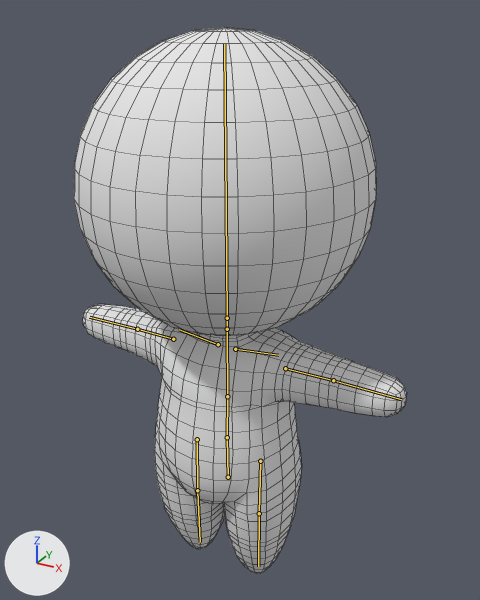
The Blender file Office Space/Assets/Blender/player-objects.blend: old version first, new version second.
Rendered twice from a camera (50 mm lens) standing at (2.15, -3.71, 4.23) and looking at (0.03, 0.13, 2.31). Every picture has the same lights, and +X, +Y and +Z are marked at lower left. The bones that bend it are drawn over the model as lines. Mesh edges are drawn as thin lines.

In view in the first picture: 'BODY_FULL'.
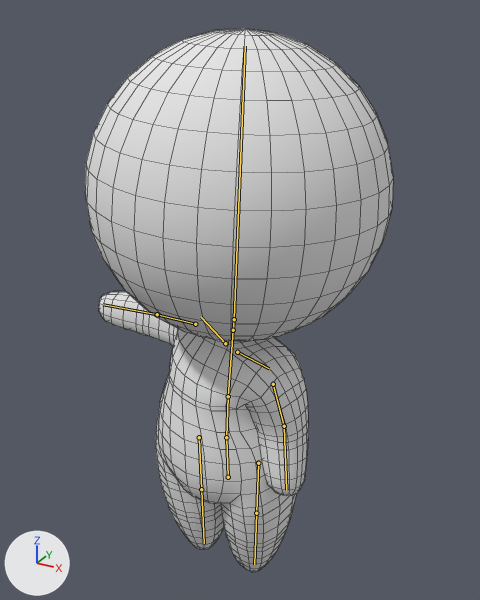
The newer file adds an action. The first version stands in its rest pose; the second is drawn at frame 20 of the action 'PointSide'.

Changed parts and their boxes (x1, y1, x2, y2) in the pictures (480 x 600 px):
'BODY_FULL', posed (7% narrower): before (74, 27, 407, 574); after (85, 29, 393, 572)
bone 'Hip.CONT', root to tip: before (228, 477) to (227, 437); after (228, 477) to (226, 437)
bone 'Spine', root to tip: before (227, 437) to (227, 396); after (226, 437) to (228, 396)
bone 'Chest', root to tip: before (227, 396) to (227, 329); after (228, 396) to (233, 330)
bone 'Head', root to tip: before (227, 318) to (224, 44); after (234, 319) to (245, 46)
bone 'Collar.R', root to tip: before (218, 344) to (179, 329); after (225, 343) to (201, 317)

The edits, one by one:
Bone 'Leg.CONT.L' (bone_leg_cont_l) moves from (0.0, 0.0, 0.0) to (-0.04, 0.0, 0.0).
Bone 'Leg.CONT.R' (bone_leg_cont_r) moves from (0.0, 0.0, 0.0) to (0.04, 0.0, 0.0).
Bone 'Hip.CONT' (bone_hip_cont) turns from (0, 0, 0) to (0, -6, 0) degrees about its own x, y and z.
Bone 'Arm.CONT.L' (bone_arm_cont_l) moves from (0.0, 0.0, 0.0) to (-0.656, -0.177, -0.822).
Bone 'Arm.CONT.L' (bone_arm_cont_l) turns from (0, 0, 0) to (-2, 3, -17) degrees about its own x, y and z.
Bone 'Arm.CONT.R' (bone_arm_cont_r) moves from (0.0, 0.0, 0.0) to (0.084, -0.042, 0.099).
Bone 'Arm.CONT.R' (bone_arm_cont_r) turns from (0, 0, 0) to (-2, 3, -16) degrees about its own x, y and z.
Bone 'Arm.POLE.L' (bone_arm_pole_l) moves from (0.0, 0.0, 0.0) to (-0.3, 0.0, 0.0).
Bone 'Spine' (bone_spine) turns from (0, 0, 0) to (0, -3, -1) degrees about its own x, y and z.
Bone 'Chest' (bone_chest) turns from (0, 0, 0) to (1, -16, 3) degrees about its own x, y and z.
Bone 'Head' (bone_head) turns from (0, 0, 0) to (4, -61, -4) degrees about its own x, y and z.
Bone 'Collar.R' (bone_collar_r) turns from (0, 0, 0) to (5, 2, 0) degrees about its own x, y and z.
